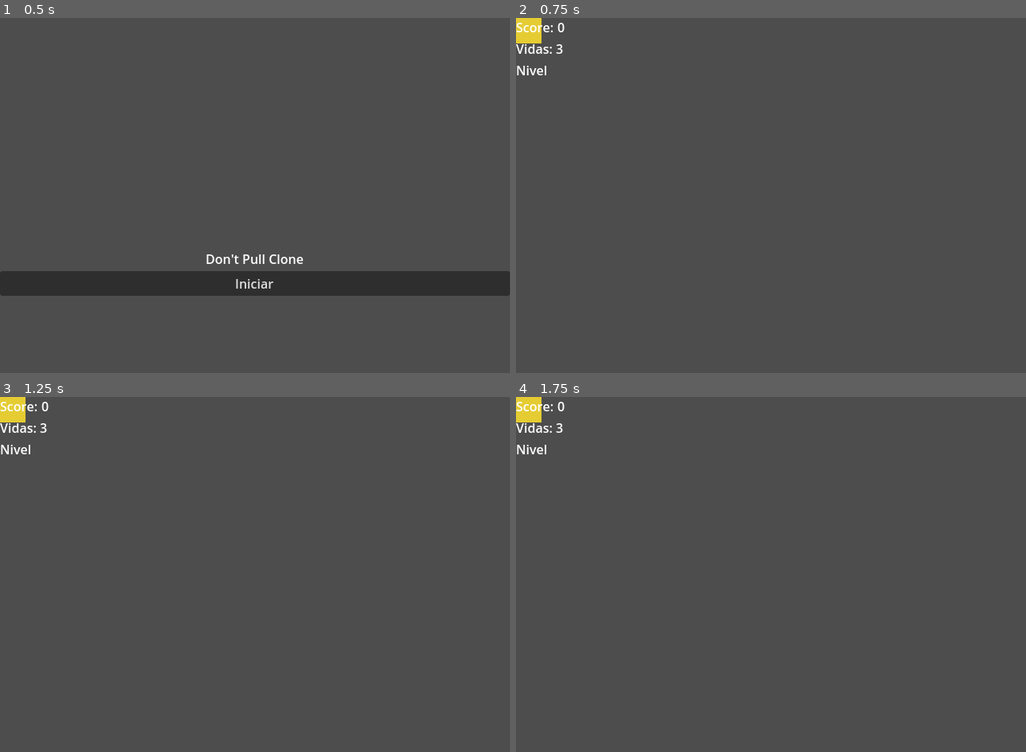
Above: before the commit, frames 1-4 (two rows, left to right).
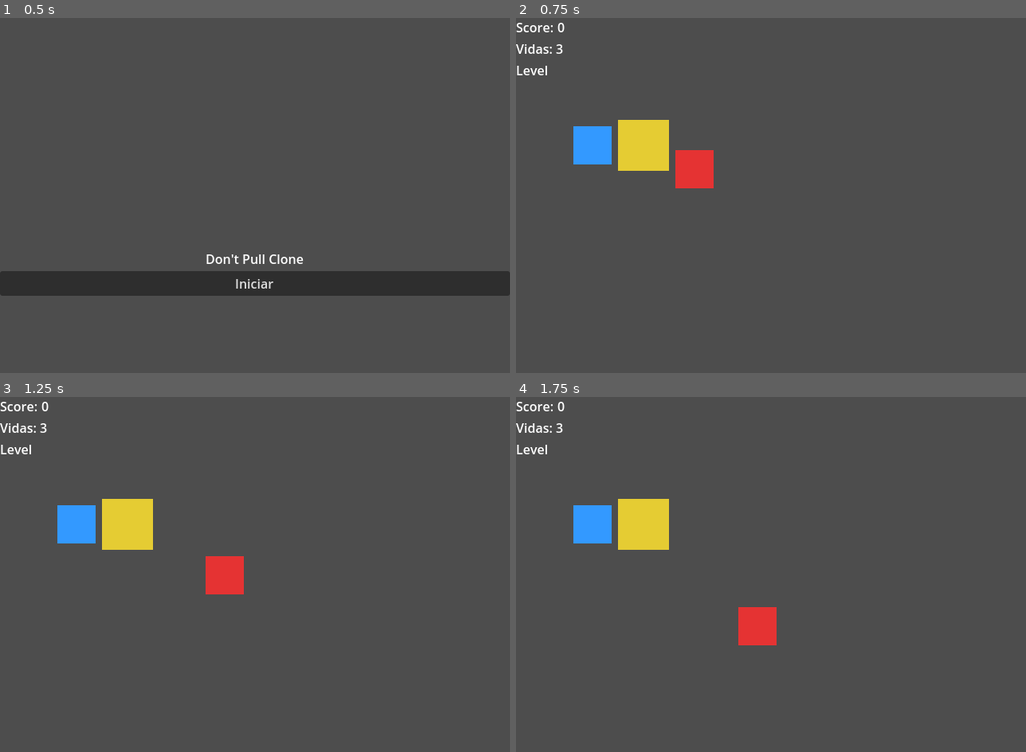
Above: after the commit, the same moments.

Repository: Luizzavala/godot-dontpull
Game: Godot game, scene res://scenes/core/MainMenu.tscn
The game is run twice, just before and just after one commit, with the same random seed, the same clock (stepped at 60 frames per second) and the same inputs.
Inputs:
- Up to frame 1 (0.5 s): no input
- Up to frame 2 (0.75 s): click "Iniciar" at 0.5 s
- Up to frame 3 (1.25 s): no input
- Up to frame 4 (1.75 s): no input

Frame 1 is identical in both runs. In frame 2, 3.5% of the frame differs, in the area x 0-39%, y 0-48%; in frame 3, 3.5%; in frame 4, 3.5%.
Error before the commit: Parse Error: Class "GameManager" hides an autoload singleton. (res://scripts/core/GameManager.gd:2)
Error after the commit: Invalid assignment of property or key 'global_position' with value of type 'Vector2' on a base object of type 'CanvasLayer (HUD)'. (res://scripts/core/Level.gd…

Commit message:
Refactor global managers and enums for Godot autoload

Diff:
--- a/scripts/core/GameManager.gd
+++ b/scripts/core/GameManager.gd
@@ -1,97 +1,113 @@
 extends Node
-class_name GameManager
 
-## Administra el estado global del juego, incluyendo score, vidas y flujo de niveles.
+## Administra el estado global del juego y expone señales a las escenas.
+const STEP_SCORE := 1
+const ENEMY_SCORE := 25
+const START_LIVES := 3
+const LEVEL_SCENE_PATH := "res://scenes/core/Level.tscn"
+const MAIN_MENU_SCENE_PATH := "res://scenes/core/MainMenu.tscn"
 
 signal score_changed(new_score: int)
 signal lives_changed(new_lives: int)
 signal level_started(level_name: String)
 signal game_over()
 
-var current_state: GameEnums.GameState = GameEnums.GameState.MENU
-var score := 0
-var lives := GameConstants.PLAYER_START_LIVES
-var current_level: Node
-var player: Player
-var enemies: Array[Enemy] = []
+var _player: Player
+var _hud: HUD
+var _score := 0
+var _lives := START_LIVES
+var _enemies: Array[Enemy] = []
 
 func _ready() -> void:
-    """Configura listeners globales al iniciar el autoload."""
-    if get_parent() != get_tree().get_root():
-        if not Engine.is_editor_hint():
-            queue_free()
-            return
+    """Emite el estado inicial al arrancar el autoload."""
     get_tree().connect("current_scene_changed", Callable(self, "_on_current_scene_changed"))
-    emit_signal("score_changed", score)
-    emit_signal("lives_changed", lives)
+    score_changed.emit(_score)
+    lives_changed.emit(_lives)
 
-func register_player(new_player: Player) -> void:
-    """Guarda una referencia al jugador activo."""
-    player = new_player
+
+func register_player(player: Player) -> void:
+    """Guarda la referencia del jugador activo."""
+    _player = player
+
+
+func register_hud(hud: HUD) -> void:
+    """Asocia el HUD activo y le envía el estado global."""
+    _hud = hud
+    score_changed.emit(_score)
+    lives_changed.emit(_lives)
+
+
+func add_score(value: int) -> void:
+    """Incrementa el score global y notifica el cambio."""
+    _score += value
+    score_changed.emit(_score)
+
+
+func set_lives(value: int) -> void:
+    """Actualiza las vidas del jugador y dispara la señal correspondiente."""
+    _lives = value
+    lives_changed.emit(_lives)
+    if _lives <= 0:
+        game_over.emit()
+
+
+func start_level() -> void:
+    """Propaga el inicio del nivel actual al HUD."""
+    if get_tree().current_scene:
+        level_started.emit(get_tree().current_scene.name)
+    else:
+        level_started.emit("")
+
 
 func register_enemy(enemy: Enemy) -> void:
     """Añade enemigos activos para referencia rápida."""
-    if enemy not in enemies:
-        enemies.append(enemy)
+    if enemy not in _enemies:
+        _enemies.append(enemy)
 
-func register_hud() -> void:
-    """Reemite el estado inicial cuando el HUD se monta."""
-    emit_signal("score_changed", score)
-    emit_signal("lives_changed", lives)
 
-func start_level(level_node: Node) -> void:
-    """Inicializa la información del nivel actual."""
-    current_level = level_node
-    current_state = GameEnums.GameState.PLAYING
-    emit_signal("level_started", level_node.name)
-    emit_signal("score_changed", score)
-    emit_signal("lives_changed", lives)
+func on_enemy_defeated(enemy: Enemy) -> void:
+    """Elimina la referencia del enemigo y suma score."""
+    _enemies.erase(enemy)
+    add_score(ENEMY_SCORE)
+
+
+func on_player_defeated() -> void:
+    """Reduce las vidas del jugador y gestiona el reinicio o fin de partida."""
+    set_lives(_lives - 1)
+    if _lives > 0:
+        restart_level()
+    else:
+        return_to_menu()
+
+
+func restart_level() -> void:
+    """Recarga el nivel actual si existe."""
+    if get_tree().current_scene and get_tree().current_scene.scene_file_path == LEVEL_SCENE_PATH:
+        get_tree().reload_current_scene()
+
+
+func return_to_menu() -> void:
+    """Regresa al menú principal y restablece score y vidas."""
+    _score = 0
+    _lives = START_LIVES
+    score_changed.emit(_score)
+    lives_changed.emit(_lives)
+    get_tree().change_scene_to_file(MAIN_MENU_SCENE_PATH)
+
+
+func get_player() -> Player:
+    """Devuelve el jugador registrado."""
+    return _player
+
 
 func notify_player_step() -> void:
-    """Incrementa el score por cada paso válido del jugador."""
-    add_score(GameConstants.SCORE_PER_STEP)
+    """Suma score por cada paso válido del jugador."""
+    add_score(STEP_SCORE)
 
-func add_score(amount: int) -> void:
-    """Aumenta el score global y notifica a la UI."""
-    score += amount
-    emit_signal("score_changed", score)
-
-func on_enemy_defeated(enemy: Enemy) -> void:
-    """Gestiona la derrota de un enemigo y actualiza score."""
-    enemies.erase(enemy)
-    add_score(25)
-
-func on_player_defeated() -> void:
-    """Resta una vida y evalúa fin de partida."""
-    lives -= 1
-    emit_signal("lives_changed", lives)
-    if lives <= 0:
-        current_state = GameEnums.GameState.GAME_OVER
-        emit_signal("game_over")
-        return_to_menu()
-    else:
-        restart_level()
-
-func restart_level() -> void:
-    """Recarga la escena actual para reiniciar el nivel."""
-    if current_level:
-        get_tree().reload_current_scene()
-
-func return_to_menu() -> void:
-    """Carga el menú principal y restablece datos básicos."""
-    current_state = GameEnums.GameState.MENU
-    lives = GameConstants.PLAYER_START_LIVES
-    score = 0
-    emit_signal("score_changed", score)
-    get_tree().change_scene_to_file(GameConstants.MAIN_MENU_SCENE_PATH)
-
-func get_player() -> Player:
-    """Devuelve el jugador activo si existe."""
-    return player
 
 func _on_current_scene_changed(new_scene: Node) -> void:
     """Detecta cambios de escena para iniciar niveles automáticamente."""
-    if new_scene and new_scene.scene_file_path == GameConstants.LEVEL_SCENE_PATH:
-        start_level(new_scene)
+    if new_scene and new_scene.scene_file_path == LEVEL_SCENE_PATH:
+        start_level()
     else:
-        current_level = null
+        pass
--- a/scripts/core/HUD.gd
+++ b/scripts/core/HUD.gd
@@ -15,18 +15,21 @@
     GameManager.score_changed.connect(_on_score_changed)
     GameManager.lives_changed.connect(_on_lives_changed)
     GameManager.level_started.connect(_on_level_started)
-    GameManager.register_hud()
+    GameManager.register_hud(self)
+
 
 func _on_score_changed(value: int) -> void:
     """Actualiza el label de score cuando cambia el valor."""
     score_label.text = str(value)
     emit_signal("score_updated", value)
 
+
 func _on_lives_changed(value: int) -> void:
     """Actualiza el label de vidas cuando cambia el valor."""
     lives_label.text = str(value)
     emit_signal("lives_updated", value)
 
+
 func _on_level_started(level_name: String) -> void:
     """Muestra el nombre del nivel activo."""
     level_label.text = level_name
--- a/scripts/core/Level.gd
+++ b/scripts/core/Level.gd
@@ -1,7 +1,8 @@
 extends Node2D
 class_name Level
 
-## Configura la escena de nivel y posiciona entidades sobre un grid 5x5.
+## Configura la escena de nivel y posiciona entidades sobre un grid definido por constantes.
+const Consts = preload("res://scripts/utils/constants.gd")
 
 @onready var tile_map: TileMap = %GroundTileMap
 @onready var player: Player = %Player
@@ -13,13 +14,16 @@
     """Genera el tilemap base y alinea las entidades al grid."""
     _populate_tile_map()
     _align_entities()
+    GameManager.start_level()
+
 
 func _populate_tile_map() -> void:
-    """Rellena el TileMap con un patrón sencillo de 5x5 celdas."""
+    """Rellena el TileMap con un patrón sencillo de GRID_WIDTH x GRID_HEIGHT celdas."""
     tile_map.clear()
-    for x in range(GameConstants.GRID_SIZE.x):
-        for y in range(GameConstants.GRID_SIZE.y):
+    for x in range(Consts.GRID_WIDTH):
+        for y in range(Consts.GRID_HEIGHT):
             tile_map.set_cell(0, Vector2i(x, y), 0, Vector2i.ZERO)
+
 
 func _align_entities() -> void:
     """Reposiciona jugador, enemigo y bloque en el grid inicial."""
--- a/scripts/core/MainMenu.gd
+++ b/scripts/core/MainMenu.gd
@@ -2,6 +2,7 @@
 class_name MainMenu
 
 ## Presenta el menú principal y gestiona la transición al primer nivel.
+const LEVEL_SCENE_PATH := "res://scenes/core/Level.tscn"
 
 @onready var start_button: Button = %StartButton
 
@@ -9,6 +10,7 @@
     """Conecta señales del botón de inicio."""
     start_button.pressed.connect(_on_start_button_pressed)
 
+
 func _on_start_button_pressed() -> void:
     """Carga la escena del nivel principal."""
-    get_tree().change_scene_to_file(GameConstants.LEVEL_SCENE_PATH)
+    get_tree().change_scene_to_file(LEVEL_SCENE_PATH)
--- a/scripts/entities/Block.gd
+++ b/scripts/entities/Block.gd
@@ -2,10 +2,13 @@
 class_name Block
 
 ## Gestiona el comportamiento de los bloques empujables en el grid.
+const Enums = preload("res://scripts/utils/enums.gd")
+const Consts = preload("res://scripts/utils/constants.gd")
+const SLIDE_TIME := 0.2
+const SLIDE_SPEED := Consts.TILE_SIZE / SLIDE_TIME
+const BLOCK_KILL_SCORE := 10
 
-const SLIDE_SPEED := GameConstants.TILE_SIZE / 0.2
-
-var current_state: GameEnums.BlockState = GameEnums.BlockState.STATIC
+var current_state: Enums.BlockState = Enums.BlockState.STATIC
 var target_position: Vector2
 
 
@@ -18,21 +21,21 @@
 func _physics_process(delta: float) -> void:
     """Actualiza el estado del bloque cada frame de física."""
     match current_state:
-        GameEnums.BlockState.SLIDING:
+        Enums.BlockState.SLIDING:
             _process_sliding(delta)
-        GameEnums.BlockState.DESTROYED:
+        Enums.BlockState.DESTROYED:
             queue_free()
 
 
 func request_slide(direction: Vector2i) -> bool:
     """Inicia el deslizamiento del bloque si la casilla destino está libre."""
-    if current_state != GameEnums.BlockState.STATIC:
+    if current_state != Enums.BlockState.STATIC:
         return false
-    var destination := target_position + Vector2(direction) * GameConstants.TILE_SIZE
+    var destination := target_position + Vector2(direction) * Consts.TILE_SIZE
     if GameHelpers.find_node_at_position("blocks", destination):
         return false
     target_position = destination
-    current_state = GameEnums.BlockState.SLIDING
+    current_state = Enums.BlockState.SLIDING
     return true
 
 
@@ -44,10 +47,10 @@
         var enemy := GameHelpers.find_node_at_position("enemies", target_position)
         if enemy and enemy is Enemy:
             (enemy as Enemy).set_dead_state()
-            GameManager.add_score(10)
-        current_state = GameEnums.BlockState.STATIC
+            GameManager.add_score(BLOCK_KILL_SCORE)
+        current_state = Enums.BlockState.STATIC
 
 
 func destroy_block() -> void:
     """Marca el bloque como destruido para que sea eliminado del nivel."""
-    current_state = GameEnums.BlockState.DESTROYED
+    current_state = Enums.BlockState.DESTROYED
--- a/scripts/entities/Enemy.gd
+++ b/scripts/entities/Enemy.gd
@@ -2,10 +2,12 @@
 class_name Enemy
 
 ## Implementa una IA simple con patrullaje y persecución básica del jugador.
+const Enums = preload("res://scripts/utils/enums.gd")
+const Consts = preload("res://scripts/utils/constants.gd")
+const ENEMY_STEP_TIME := 0.35
+const MOVE_SPEED := Consts.TILE_SIZE / ENEMY_STEP_TIME
 
-const MOVE_SPEED := GameConstants.TILE_SIZE / GameConstants.ENEMY_STEP_TIME
-
-var current_state: GameEnums.EnemyState = GameEnums.EnemyState.PATROL
+var current_state: Enums.EnemyState = Enums.EnemyState.PATROL
 var target_position: Vector2
 var patrol_cooldown := 0.0
 
@@ -19,17 +21,17 @@
 
 func _physics_process(delta: float) -> void:
     """Actualiza la lógica de IA en cada frame de física."""
-    if current_state != GameEnums.EnemyState.DEAD:
+    if current_state != Enums.EnemyState.DEAD:
         if _should_chase():
-            current_state = GameEnums.EnemyState.CHASE
-        elif current_state == GameEnums.EnemyState.CHASE:
-            current_state = GameEnums.EnemyState.PATROL
+            current_state = Enums.EnemyState.CHASE
+        elif current_state == Enums.EnemyState.CHASE:
+            current_state = Enums.EnemyState.PATROL
     match current_state:
-        GameEnums.EnemyState.PATROL:
+        Enums.EnemyState.PATROL:
             _process_patrol_state(delta)
-        GameEnums.EnemyState.CHASE:
+        Enums.EnemyState.CHASE:
             _process_chase_state(delta)
-        GameEnums.EnemyState.DEAD:
+        Enums.EnemyState.DEAD:
             pass
 
 
@@ -42,7 +44,7 @@
         for direction in directions:
             if _attempt_step(direction):
                 break
-        patrol_cooldown = GameConstants.ENEMY_STEP_TIME
+        patrol_cooldown = ENEMY_STEP_TIME
     _advance(delta)
 
 
@@ -53,9 +55,11 @@
         return
     if global_position.is_equal_approx(target_position):
         var delta_pos := GameHelpers.world_to_grid(player.global_position) - GameHelpers.world_to_grid(global_position)
-        var primary_direction := Vector2i(sign(delta_pos.x), 0) if abs(delta_pos.x) > abs(delta_pos.y) else Vector2i(0, sign(delta_pos.y))
+        var x_dir := int(sign(delta_pos.x))
+        var y_dir := int(sign(delta_pos.y))
+        var primary_direction := Vector2i(x_dir, 0) if abs(delta_pos.x) > abs(delta_pos.y) else Vector2i(0, y_dir)
         if primary_direction == Vector2i.ZERO:
-            primary_direction = Vector2i(sign(delta_pos.x), sign(delta_pos.y))
+            primary_direction = Vector2i(x_dir, y_dir)
         if not _attempt_step(primary_direction):
             var alternatives := [Vector2i(0, -1), Vector2i(0, 1), Vector2i(-1, 0), Vector2i(1, 0)]
             alternatives.shuffle()
@@ -74,7 +78,7 @@
 
 func _attempt_step(direction: Vector2i) -> bool:
     """Calcula un destino potencial y valida colisiones básicas."""
-    var destination := target_position + Vector2(direction) * GameConstants.TILE_SIZE
+    var destination := target_position + Vector2(direction) * Consts.TILE_SIZE
     if GameHelpers.find_node_at_position("blocks", destination):
         return false
     target_position = destination
@@ -92,6 +96,6 @@
 
 func set_dead_state() -> void:
     """Activa el estado de muerte y notifica al GameManager."""
-    current_state = GameEnums.EnemyState.DEAD
+    current_state = Enums.EnemyState.DEAD
     GameManager.on_enemy_defeated(self)
     queue_free()
--- a/scripts/entities/Player.gd
+++ b/scripts/entities/Player.gd
@@ -2,10 +2,12 @@
 class_name Player
 
 ## Controla el movimiento en grid del jugador y la interacción con bloques.
+const Enums = preload("res://scripts/utils/enums.gd")
+const Consts = preload("res://scripts/utils/constants.gd")
+const MOVE_STEP_TIME := 0.15
+const MOVE_SPEED := Consts.TILE_SIZE / MOVE_STEP_TIME
 
-const MOVE_SPEED := GameConstants.TILE_SIZE / GameConstants.PLAYER_STEP_TIME
-
-var current_state: GameEnums.PlayerState = GameEnums.PlayerState.IDLE
+var current_state: Enums.PlayerState = Enums.PlayerState.IDLE
 var target_position: Vector2
 
 
@@ -19,13 +21,13 @@
 func _physics_process(delta: float) -> void:
     """Actualiza la máquina de estados del jugador."""
     match current_state:
-        GameEnums.PlayerState.IDLE:
+        Enums.PlayerState.IDLE:
             _process_idle_state()
-        GameEnums.PlayerState.MOVE:
+        Enums.PlayerState.MOVE:
             _process_move_state(delta)
-        GameEnums.PlayerState.PUSH:
+        Enums.PlayerState.PUSH:
             _process_push_state(delta)
-        GameEnums.PlayerState.DEAD:
+        Enums.PlayerState.DEAD:
             pass
 
 
@@ -42,7 +44,7 @@
     global_position = global_position.move_toward(target_position, MOVE_SPEED * delta)
     if global_position.is_equal_approx(target_position):
         global_position = target_position
-        current_state = GameEnums.PlayerState.IDLE
+        current_state = Enums.PlayerState.IDLE
         GameManager.notify_player_step()
 
 
@@ -53,17 +55,17 @@
 
 func _attempt_movement(direction: Vector2i) -> void:
     """Gestiona el intento de movimiento o empuje según el contenido de la casilla objetivo."""
-    var destination := target_position + Vector2(direction) * GameConstants.TILE_SIZE
+    var destination := target_position + Vector2(direction) * Consts.TILE_SIZE
     var blocking_node := GameHelpers.find_node_at_position("blocks", destination)
     if blocking_node and blocking_node is Block:
         if (blocking_node as Block).request_slide(direction):
-            current_state = GameEnums.PlayerState.PUSH
+            current_state = Enums.PlayerState.PUSH
             target_position = destination
         return
     if GameHelpers.find_node_at_position("enemies", destination):
         _set_dead_state()
         return
-    current_state = GameEnums.PlayerState.MOVE
+    current_state = Enums.PlayerState.MOVE
     target_position = destination
 
 
@@ -81,5 +83,5 @@
 
 func _set_dead_state() -> void:
     """Activa el estado de muerte y notifica al GameManager."""
-    current_state = GameEnums.PlayerState.DEAD
+    current_state = Enums.PlayerState.DEAD
     GameManager.on_player_defeated()
--- a/scripts/utils/constants.gd
+++ b/scripts/utils/constants.gd
@@ -1,15 +1,4 @@
-extends Object
-class_name GameConstants
-
-## Centraliza valores constantes compartidos en el proyecto.
+## Conjunto de constantes globales para medidas básicas del grid.
 const TILE_SIZE := 64.0
-const GRID_SIZE := Vector2i(5, 5)
-const PLAYER_STEP_TIME := 0.15
-const ENEMY_STEP_TIME := 0.35
-const PLAYER_START_LIVES := 3
-const SCORE_PER_STEP := 1
-const LEVEL_SCENE_PATH := "res://scenes/core/Level.tscn"
-const MAIN_MENU_SCENE_PATH := "res://scenes/core/MainMenu.tscn"
-
-## Recordatorio: los sprites se suministran externamente y deben copiarse junto a
-## los archivos de texto con el mismo nombre.
+const GRID_WIDTH := 5
+const GRID_HEIGHT := 5
--- a/scripts/utils/enums.gd
+++ b/scripts/utils/enums.gd
@@ -1,8 +1,5 @@
-extends Object
-class_name GameEnums
-
-## Define enumeraciones utilizadas por las máquinas de estados del proyecto.
+## Enumeraciones globales compartidas por las entidades del juego.
 enum PlayerState { IDLE, MOVE, PUSH, DEAD }
 enum EnemyState { PATROL, CHASE, DEAD }
 enum BlockState { STATIC, SLIDING, DESTROYED }
-enum GameState { MENU, PLAYING, GAME_OVER }
+enum MoveType { STEP, PUSH }
--- a/scripts/utils/helpers.gd
+++ b/scripts/utils/helpers.gd
@@ -2,15 +2,17 @@
 class_name GameHelpers
 
 ## Proporciona utilidades compartidas para coordenadas y búsqueda de nodos.
+const Consts = preload("res://scripts/utils/constants.gd")
+
 static func grid_to_world(grid_position: Vector2i) -> Vector2:
     """Convierte una posición de grid a coordenadas globales."""
-    return Vector2(grid_position) * GameConstants.TILE_SIZE + Vector2.ONE * (GameConstants.TILE_SIZE * 0.5)
+    return Vector2(grid_position) * Consts.TILE_SIZE + Vector2.ONE * (Consts.TILE_SIZE * 0.5)
 
 
 static func world_to_grid(world_position: Vector2) -> Vector2i:
     """Convierte una posición global a coordenadas del grid."""
-    var adjusted := world_position - Vector2.ONE * (GameConstants.TILE_SIZE * 0.5)
-    return Vector2i(round(adjusted.x / GameConstants.TILE_SIZE), round(adjusted.y / GameConstants.TILE_SIZE))
+    var adjusted := world_position - Vector2.ONE * (Consts.TILE_SIZE * 0.5)
+    return Vector2i(round(adjusted.x / Consts.TILE_SIZE), round(adjusted.y / Consts.TILE_SIZE))
 
 
 static func find_node_at_position(group_name: StringName, world_position: Vector2) -> Node:
--- a/tests/unit/test_game_manager.gd
+++ b/tests/unit/test_game_manager.gd
@@ -1,24 +1,31 @@
 extends Node
 
-##
-# Pruebas unitarias para las reglas básicas de GameManager.
-##
+## Pruebas unitarias para validar la API básica del GameManager.
+const GameManagerScript = preload("res://scripts/core/GameManager.gd")
 
 func run_tests() -> Array:
     return [
-        _test_basic_block_push(),
+        _test_register_player(),
+        _test_add_score_emits_signal(),
     ]
 
-func _test_basic_block_push() -> Dictionary:
-    var manager := GameManager.new()
-    manager.setup_level(Vector2i(5, 5), TileMap.new(), null)
+
+func _test_register_player() -> Dictionary:
+    var manager: Node = GameManagerScript.new()
     var player := Player.new()
-    var block := Block.new()
-    block.configure(manager, Vector2i(1, 0))
-    manager.register_player(player, Vector2i.ZERO)
-    manager.register_block(block, Vector2i(1, 0))
-    var result := manager.try_player_move(Vector2i.RIGHT)
+    manager.register_player(player)
     return {
-        "name": "GameManager permite empuje básico",
-        "passed": result == GameManager.MoveType.PUSH,
+        "name": "GameManager guarda la referencia del jugador",
+        "passed": manager.get_player() == player,
     }
+
+
+func _test_add_score_emits_signal() -> Dictionary:
+    var manager: Node = GameManagerScript.new()
+    var emitted_values: Array = []
+    manager.score_changed.connect(func(value: int): emitted_values.append(value))
+    manager.add_score(5)
+    return {
+        "name": "GameManager emite score_changed al sumar puntos",
+        "passed": emitted_values == [5],
+    }
--- a/tests/unit/test_player_state.gd
+++ b/tests/unit/test_player_state.gd
@@ -1,45 +1,18 @@
 extends Node
 
-##
-# Pruebas unitarias simples para validar la FSM del jugador.
-##
-
-class MockManager:
-    extends GameManager
-    var responses: Array = []
-
-    func try_player_move(direction: Vector2i) -> MoveType:
-        if responses.is_empty():
-            return MoveType.NONE
-        return responses.pop_front()
-
-    func grid_to_world(cell: Vector2i) -> Vector2:
-        return Vector2(cell) * TILE_SIZE
+## Pruebas unitarias simples para validar las enumeraciones del jugador.
+const Enums = preload("res://scripts/utils/enums.gd")
 
 func run_tests() -> Array:
     return [
-        _test_walk_transition(),
-        _test_push_transition(),
+        _test_player_states_exist(),
     ]
 
-func _test_walk_transition() -> Dictionary:
-    var manager := MockManager.new()
-    manager.responses = [GameManager.MoveType.WALK]
-    var player := Player.new()
-    player.configure(manager, Vector2i.ZERO)
-    player._attempt_move(Vector2i.RIGHT)
+
+func _test_player_states_exist() -> Dictionary:
+    var states := Enums.PlayerState.values()
+    var expected := [Enums.PlayerState.IDLE, Enums.PlayerState.MOVE, Enums.PlayerState.PUSH, Enums.PlayerState.DEAD]
     return {
-        "name": "Player cambia a MOVE al caminar",
-        "passed": player.state == Player.State.MOVE,
+        "name": "Enums.PlayerState expone todos los estados requeridos",
+        "passed": states == expected,
     }
-
-func _test_push_transition() -> Dictionary:
-    var manager := MockManager.new()
-    manager.responses = [GameManager.MoveType.PUSH]
-    var player := Player.new()
-    player.configure(manager, Vector2i.ZERO)
-    player._attempt_move(Vector2i.RIGHT)
-    return {
-        "name": "Player cambia a PUSH al empujar",
-        "passed": player.state == Player.State.PUSH,
-    }
--- a/tests/unit/test_player_states.gd
+++ b/tests/unit/test_player_states.gd
@@ -1,7 +1,8 @@
 extends RefCounted
 
 ## Pruebas unitarias simples para validar las enumeraciones del jugador.
+const Enums = preload("res://scripts/utils/enums.gd")
 
 func test_player_states() -> bool:
     """Confirma que los estados esperados existen en la enumeración."""
-    return GameEnums.PlayerState.has("IDLE") and GameEnums.PlayerState.has("MOVE")
+    return Enums.PlayerState.has("IDLE") and Enums.PlayerState.has("MOVE")
